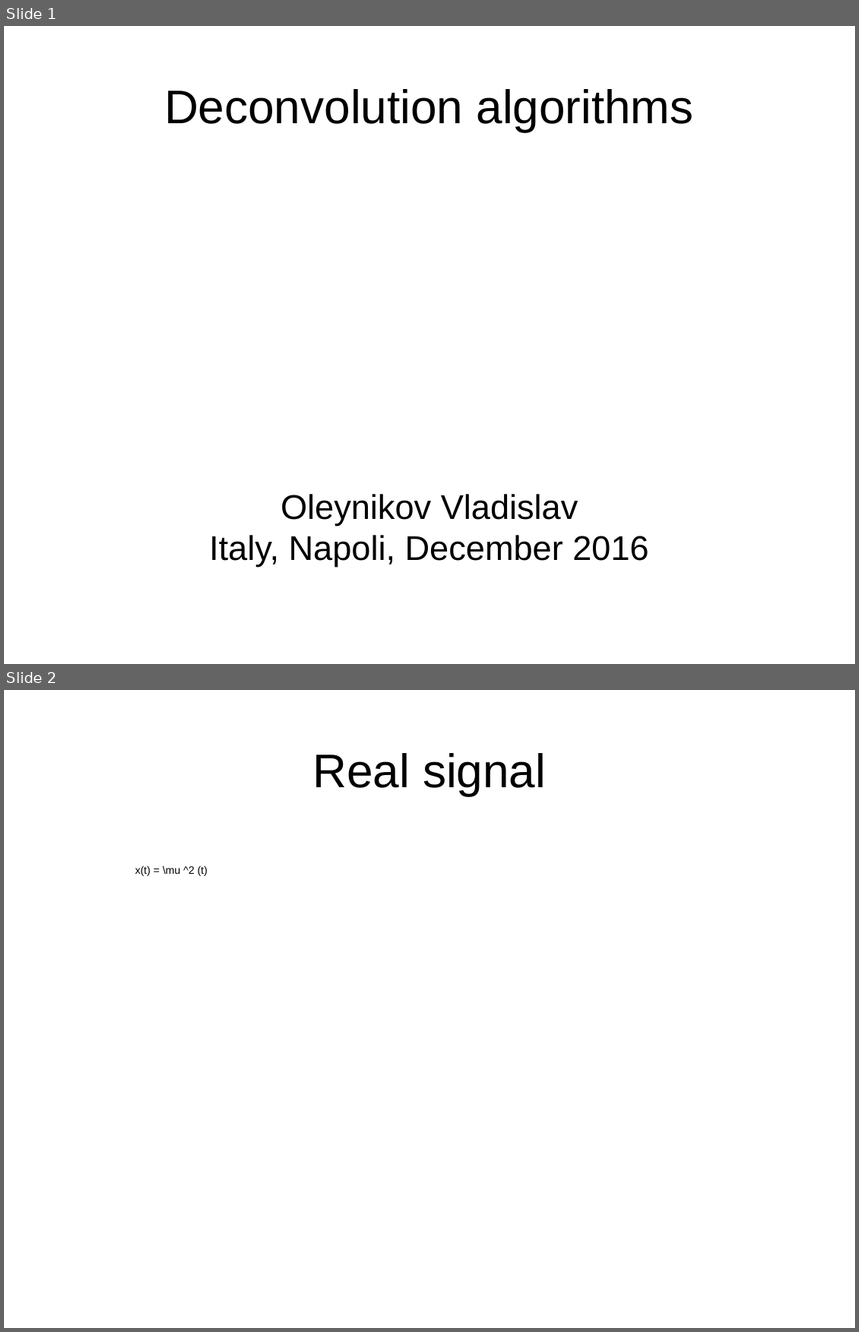
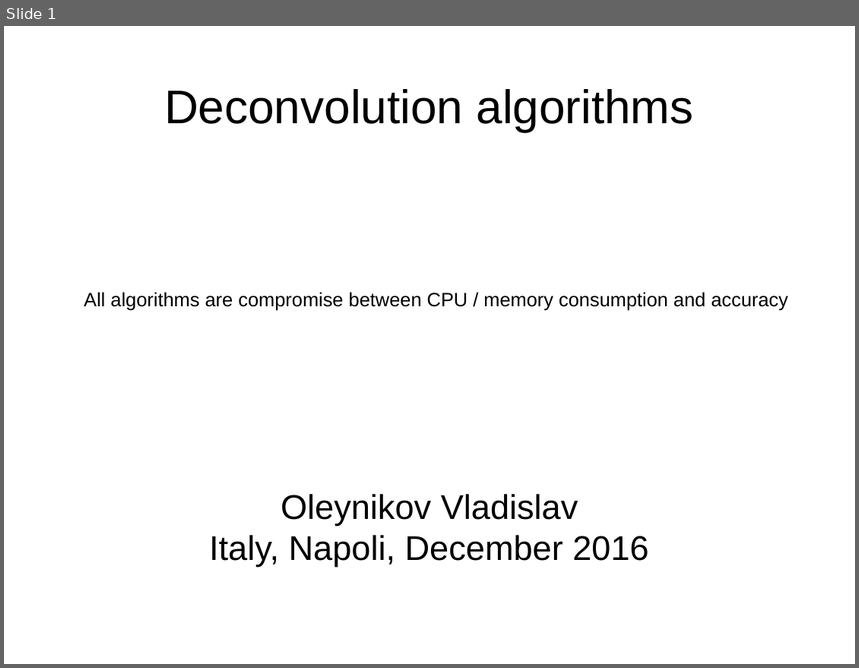
Before and after one commit to Vlad-ole/s1_fast_slow_separation_darkside, a slide deck: Presentation/Presentation_deconvolution_algorithms.odp. Shown one above the other, each under a label of ours: slides 1 and 2 before the commit, slide 1 after it. The pictures are 859x1332 and 859x668 pixels, drawn with LibreOffice and Linux fonts; fonts in the diff are those of the drawing. Boxes give left, top, right and bottom in pixels: in the first picture for what was removed or moved away, otherwise in the second. Text is boxed around its words. In the diff, an @@ line names an element or a change of style, - is before the commit and + after.

```diff
--- a/Presentation/Presentation_deconvolution_algorithms.odp
+++ b/Presentation/Presentation_deconvolution_algorithms.odp
@@ slide 2 removed at (4, 690, 855, 1328), background #FFFFFF @@
@@ title removed at (313, 753, 546, 796) @@
-Real signal
@@ text removed at (135, 866, 208, 876) @@
-x(t) = \mu ^2 (t)
@@ slide 1 changed as well @@
@@ text added at (84, 292, 789, 311), 18 pt, text #000000 @@
+All algorithms are compromise between CPU / memory consumption and accuracy
```
Also in this commit, not shown: 2 slides added, 41 other files.
